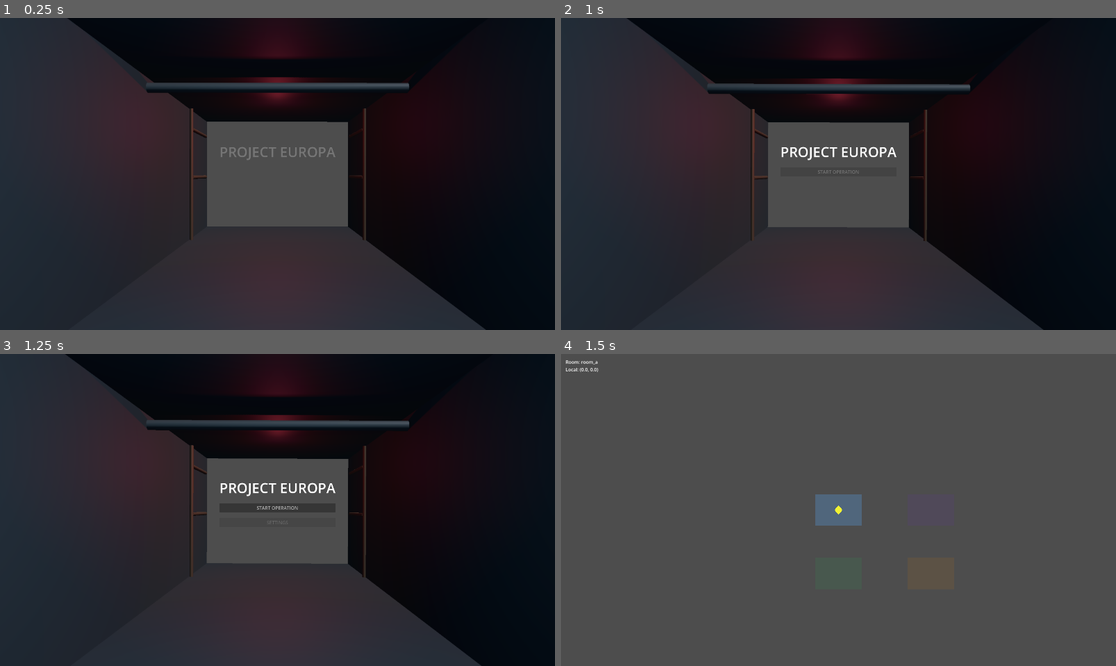
Above: before the commit, frames 1-4 (two rows, left to right).
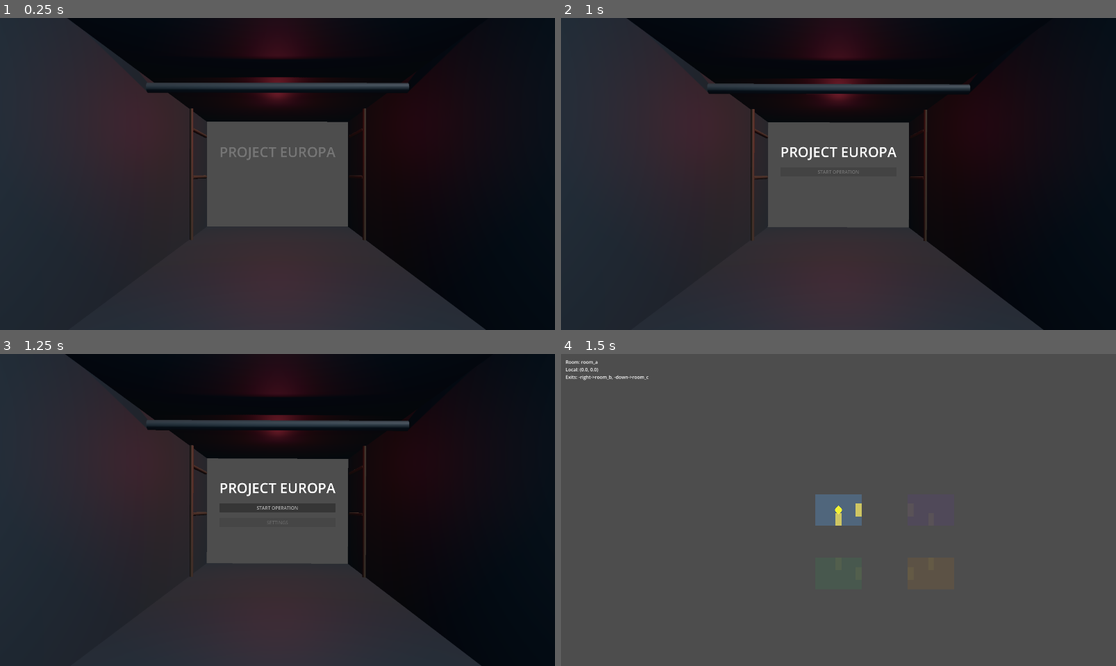
Above: after the commit, the same moments.

Repository: fedemuntaabski/PROJECT-EUROPA---BREACH-SALVAGE
Game: Godot game, scene res://scenes/ui/MainMenu.tscn
Two runs of this game, one before a commit and one after it. Both use one fixed random seed, a clock stepped at 60 frames per second and the inputs below.
Inputs:
- Up to frame 1 (0.25 s): no input
- Up to frame 2 (1 s): hold D (right) from 0.53 s (still down)
- Up to frame 3 (1.25 s): keep holding D (right)
- Up to frame 4 (1.5 s): release D (right) at 1.25 s; click "START OPERATION" at 1.25 s

Frames 1-3 are identical in both runs. In frame 4, 0.2% of the frame differs, in the area x 0-55%, y 6-56%.

Commit message:
cambios 6

Diff:
--- a/scripts/levels/room.gd
+++ b/scripts/levels/room.gd
@@ -14,5 +14,13 @@
 	return Rect2(-room_size * 0.5, room_size)
 
 
+func get_exit_zones() -> Array[Node2D]:
+	var exit_zones: Array[Node2D] = []
+	for child in get_children():
+		if child.has_method("is_exit_zone") and child.is_exit_zone():
+			exit_zones.append(child)
+	return exit_zones
+
+
 func is_room() -> bool:
 	return true
--- /dev/null
+++ b/scripts/levels/room_exit_zone.gd
@@ -0,0 +1,70 @@
+extends Node2D
+
+class_name RoomExitZone
+
+
+@export var source_room_id: StringName = &""
+@export var target_room_id: StringName = &""
+@export var exit_direction: StringName = &""
+@export var zone_size: Vector2 = Vector2(20, 44)
+
+const ACTIVE_MODULATE := Color(1.0, 0.92, 0.35, 0.72)
+const INACTIVE_MODULATE := Color(1.0, 0.92, 0.35, 0.18)
+const OVERLAP_MODULATE := Color(1.0, 1.0, 0.5, 0.95)
+
+var _debug_shape: Polygon2D
+
+
+func _ready() -> void:
+	_ensure_debug_shape()
+	_refresh_debug_shape()
+
+
+func is_exit_zone() -> bool:
+	return true
+
+
+func get_zone_bounds() -> Rect2:
+	return Rect2(-zone_size * 0.5, zone_size)
+
+
+func contains_local_point(local_point: Vector2) -> bool:
+	return get_zone_bounds().has_point(local_point)
+
+
+func set_visual_state(is_current_room: bool, player_inside: bool) -> void:
+	if not is_instance_valid(_debug_shape):
+		_ensure_debug_shape()
+
+	if player_inside:
+		_debug_shape.modulate = OVERLAP_MODULATE
+	elif is_current_room:
+		_debug_shape.modulate = ACTIVE_MODULATE
+	else:
+		_debug_shape.modulate = INACTIVE_MODULATE
+
+
+func _ensure_debug_shape() -> void:
+	if is_instance_valid(_debug_shape):
+		return
+
+	_debug_shape = get_node_or_null("DebugShape") as Polygon2D
+	if not is_instance_valid(_debug_shape):
+		_debug_shape = Polygon2D.new()
+		_debug_shape.name = "DebugShape"
+		add_child(_debug_shape)
+
+	_debug_shape.z_index = 5
+
+
+func _refresh_debug_shape() -> void:
+	if not is_instance_valid(_debug_shape):
+		return
+
+	var half_size: Vector2 = zone_size * 0.5
+	_debug_shape.polygon = PackedVector2Array([
+		Vector2(-half_size.x, -half_size.y),
+		Vector2(half_size.x, -half_size.y),
+		Vector2(half_size.x, half_size.y),
+		Vector2(-half_size.x, half_size.y),
+	])
--- a/scripts/levels/world.gd
+++ b/scripts/levels/world.gd
@@ -32,7 +32,10 @@
 
 const ACTIVE_ROOM_MODULATE := Color(1, 1, 1, 1)
 const INACTIVE_ROOM_MODULATE := Color(0.75, 0.75, 0.75, 0.45)
+const EXIT_ZONE_SIZE := Vector2(20, 44)
+const EXIT_SPAWN_INSET := 32.0
 const CAMERA_FOLLOW_SPEED := 8.0
+const ROOM_EXIT_ZONE_SCRIPT := preload("res://scripts/levels/room_exit_zone.gd")
 
 
 func _ready() -> void:
@@ -44,6 +47,7 @@
 	if not _rooms.has(_current_room_id):
 		_current_room_id = _rooms.keys()[0]
 
+	_build_exit_zones()
 	_set_current_room(_current_room_id)
 	if is_instance_valid(_player) and _rooms.has(_current_room_id):
 		_player.global_position = _rooms[_current_room_id].global_position
@@ -52,59 +56,25 @@
 
 
 func _process(delta: float) -> void:
+	_resolve_player_state()
 	_update_camera(delta)
 	_update_debug_readout()
 
 
-func try_move(direction: StringName) -> bool:
-	return _attempt_directional_transition(direction)
-
-
-func resolve_player_room() -> void:
+func _resolve_player_state() -> void:
 	if not is_instance_valid(_player) or not _rooms.has(_current_room_id):
 		return
 
 	var current_room: Node2D = _rooms[_current_room_id]
+	var room_bounds: Rect2 = _get_room_bounds(current_room)
 	var local_position: Vector2 = _player.global_position - current_room.global_position
-	var room_bounds: Rect2 = _get_room_bounds(current_room)
-	var half_extents: Vector2 = room_bounds.size * 0.5
-	var connections: Dictionary = ROOM_CONNECTIONS.get(_current_room_id, {})
-
-	var transition_direction: StringName = &""
-	var transition_overshoot: float = 0.0
-
-	if local_position.x > half_extents.x:
-		if connections.has(&"right"):
-			transition_direction = &"right"
-			transition_overshoot = local_position.x - half_extents.x
-		else:
-			local_position.x = half_extents.x
-	elif local_position.x < -half_extents.x:
-		if connections.has(&"left"):
-			transition_direction = &"left"
-			transition_overshoot = -half_extents.x - local_position.x
-		else:
-			local_position.x = -half_extents.x
-
-	if local_position.y > half_extents.y:
-		if connections.has(&"down") and local_position.y - half_extents.y > transition_overshoot:
-			transition_direction = &"down"
-			transition_overshoot = local_position.y - half_extents.y
-		else:
-			local_position.y = half_extents.y
-	elif local_position.y < -half_extents.y:
-		if connections.has(&"up") and -half_extents.y - local_position.y > transition_overshoot:
-			transition_direction = &"up"
-			transition_overshoot = -half_extents.y - local_position.y
-		else:
-			local_position.y = -half_extents.y
-
-	if transition_direction != &"":
-		_transition_player_to_room(transition_direction, transition_overshoot, local_position)
-	else:
-		_player.global_position = current_room.global_position + local_position
-
-	_update_debug_readout()
+	local_position = _clamp_local_position_to_room(local_position, room_bounds)
+	_player.global_position = current_room.global_position + local_position
+
+	var active_exit_zone = _find_active_exit_zone(current_room, local_position)
+	_update_room_visual_state(local_position)
+	if is_instance_valid(active_exit_zone):
+		_transition_player_to_room(active_exit_zone, local_position)
 
 
 func _cache_rooms() -> void:
@@ -116,61 +86,115 @@
 			_rooms[room_id] = child
 
 
+func _build_exit_zones() -> void:
+	for room_id in _rooms.keys():
+		var current_room_id: StringName = room_id
+		var room: Node2D = _rooms[current_room_id]
+		var connections: Dictionary = ROOM_CONNECTIONS.get(current_room_id, {})
+		for direction in connections.keys():
+			var target_room_id: StringName = connections[direction]
+			if not _rooms.has(target_room_id):
+				continue
+
+			var exit_zone = ROOM_EXIT_ZONE_SCRIPT.new()
+			exit_zone.source_room_id = current_room_id
+			exit_zone.target_room_id = target_room_id
+			exit_zone.exit_direction = direction
+			exit_zone.zone_size = EXIT_ZONE_SIZE
+			exit_zone.name = "%s_%s_exit" % [current_room_id, direction]
+			room.add_child(exit_zone)
+			_position_exit_zone(exit_zone, room, direction)
+
+
 func _set_current_room(room_id: StringName) -> void:
 	_current_room_id = room_id
-	_apply_room_visual_state()
+	_update_room_visual_state()
 	room_changed.emit(room_id)
 
 
-func _attempt_directional_transition(direction: StringName) -> bool:
-	var connections: Dictionary = ROOM_CONNECTIONS.get(_current_room_id, {})
-	if not connections.has(direction):
-		return false
-
-	var next_room_id: StringName = connections[direction]
-	if not _rooms.has(next_room_id):
-		return false
-
-	_set_current_room(next_room_id)
-	return true
-
-
-func _transition_player_to_room(direction: StringName, overshoot: float, local_position: Vector2) -> void:
-	var connections: Dictionary = ROOM_CONNECTIONS.get(_current_room_id, {})
-	if not connections.has(direction) or not _rooms.has(connections[direction]):
-		return
-
-	var next_room_id: StringName = connections[direction]
+
+func _transition_player_to_room(exit_zone, local_position: Vector2) -> void:
+	if not is_instance_valid(exit_zone) or not _rooms.has(exit_zone.target_room_id):
+		return
+
+	var next_room_id: StringName = exit_zone.target_room_id
 	var next_room: Node2D = _rooms[next_room_id]
 	var next_bounds: Rect2 = _get_room_bounds(next_room)
 	var next_local_position: Vector2 = local_position
 
-	match direction:
+	match exit_zone.exit_direction:
 		&"right":
-			next_local_position.x = next_bounds.position.x + overshoot
-			next_local_position.y = clamp(local_position.y, next_bounds.position.y, next_bounds.position.y + next_bounds.size.y)
+			next_local_position.x = next_bounds.position.x + EXIT_SPAWN_INSET
+			next_local_position.y = clamp(local_position.y, next_bounds.position.y + EXIT_SPAWN_INSET, next_bounds.position.y + next_bounds.size.y - EXIT_SPAWN_INSET)
 		&"left":
-			next_local_position.x = next_bounds.position.x + next_bounds.size.x - overshoot
-			next_local_position.y = clamp(local_position.y, next_bounds.position.y, next_bounds.position.y + next_bounds.size.y)
+			next_local_position.x = next_bounds.position.x + next_bounds.size.x - EXIT_SPAWN_INSET
+			next_local_position.y = clamp(local_position.y, next_bounds.position.y + EXIT_SPAWN_INSET, next_bounds.position.y + next_bounds.size.y - EXIT_SPAWN_INSET)
 		&"down":
-			next_local_position.y = next_bounds.position.y + overshoot
-			next_local_position.x = clamp(local_position.x, next_bounds.position.x, next_bounds.position.x + next_bounds.size.x)
+			next_local_position.y = next_bounds.position.y + EXIT_SPAWN_INSET
+			next_local_position.x = clamp(local_position.x, next_bounds.position.x + EXIT_SPAWN_INSET, next_bounds.position.x + next_bounds.size.x - EXIT_SPAWN_INSET)
 		&"up":
-			next_local_position.y = next_bounds.position.y + next_bounds.size.y - overshoot
-			next_local_position.x = clamp(local_position.x, next_bounds.position.x, next_bounds.position.x + next_bounds.size.x)
+			next_local_position.y = next_bounds.position.y + next_bounds.size.y - EXIT_SPAWN_INSET
+			next_local_position.x = clamp(local_position.x, next_bounds.position.x + EXIT_SPAWN_INSET, next_bounds.position.x + next_bounds.size.x - EXIT_SPAWN_INSET)
 
 	_current_room_id = next_room_id
 	_player.global_position = next_room.global_position + next_local_position
-	_apply_room_visual_state()
+	_update_room_visual_state(next_local_position)
 	print("Current room: ", next_room_id, " | player local position: ", next_local_position)
 	room_changed.emit(next_room_id)
 
 
-func _apply_room_visual_state() -> void:
+func _update_room_visual_state(player_local_position: Vector2 = Vector2.ZERO) -> void:
 	for candidate_room_id: StringName in _rooms.keys():
 		var candidate_room: Node2D = _rooms[candidate_room_id]
 		if is_instance_valid(candidate_room):
 			candidate_room.modulate = ACTIVE_ROOM_MODULATE if candidate_room_id == _current_room_id else INACTIVE_ROOM_MODULATE
+			_update_exit_zone_visual_state(candidate_room_id, player_local_position if candidate_room_id == _current_room_id else Vector2.ZERO)
+
+
+func _update_exit_zone_visual_state(room_id: StringName, player_local_position: Vector2) -> void:
+	var room: Node2D = _rooms.get(room_id, null)
+	if not is_instance_valid(room):
+		return
+
+	var exit_zones: Array = _get_room_exit_zones(room)
+	for exit_zone_variant in exit_zones:
+		var exit_zone = exit_zone_variant
+		if not is_instance_valid(exit_zone):
+			continue
+
+		var is_current_room: bool = room_id == _current_room_id
+		var player_inside: bool = is_current_room and exit_zone.contains_local_point(player_local_position - exit_zone.position)
+		exit_zone.set_visual_state(is_current_room, player_inside)
+
+
+func _get_room_exit_zones(room: Node2D) -> Array:
+	if room.has_method("get_exit_zones"):
+		return room.get_exit_zones()
+	return []
+
+
+func _find_active_exit_zone(current_room: Node2D, local_position: Vector2):
+	var exit_zones: Array = _get_room_exit_zones(current_room)
+	for exit_zone_variant in exit_zones:
+		var exit_zone = exit_zone_variant
+		if is_instance_valid(exit_zone) and exit_zone.contains_local_point(local_position - exit_zone.position):
+			return exit_zone
+	return null
+
+
+func _position_exit_zone(exit_zone, room: Node2D, direction: StringName) -> void:
+	var room_bounds: Rect2 = _get_room_bounds(room)
+	var half_zone_size: Vector2 = exit_zone.zone_size * 0.5
+
+	match direction:
+		&"right":
+			exit_zone.position = Vector2(room_bounds.position.x + room_bounds.size.x - half_zone_size.x, 0.0)
+		&"left":
+			exit_zone.position = Vector2(room_bounds.position.x + half_zone_size.x, 0.0)
+		&"down":
+			exit_zone.position = Vector2(0.0, room_bounds.position.y + room_bounds.size.y - half_zone_size.y)
+		&"up":
+			exit_zone.position = Vector2(0.0, room_bounds.position.y + half_zone_size.y)
 
 
 func _get_room_bounds(room: Node2D) -> Rect2:
@@ -179,6 +203,13 @@
 	return Rect2(Vector2(-80, -55), Vector2(160, 110))
 
 
+func _clamp_local_position_to_room(local_position: Vector2, room_bounds: Rect2) -> Vector2:
+	var clamped_position: Vector2 = local_position
+	clamped_position.x = clamp(clamped_position.x, room_bounds.position.x, room_bounds.position.x + room_bounds.size.x)
+	clamped_position.y = clamp(clamped_position.y, room_bounds.position.y, room_bounds.position.y + room_bounds.size.y)
+	return clamped_position
+
+
 func _update_camera(delta: float) -> void:
 	if not is_instance_valid(_camera) or not is_instance_valid(_player):
 		return
@@ -193,4 +224,20 @@
 
 	var current_room: Node2D = _rooms[_current_room_id]
 	var local_position: Vector2 = _player.global_position - current_room.global_position
-	_debug_label.text = "Room: %s\nLocal: (%.1f, %.1f)" % [_current_room_id, local_position.x, local_position.y]
+	var exit_labels: PackedStringArray = PackedStringArray()
+	var exit_zones: Array = _get_room_exit_zones(current_room)
+	for exit_zone_variant in exit_zones:
+		var exit_zone = exit_zone_variant
+		if not is_instance_valid(exit_zone):
+			continue
+
+		var active_marker: String = "*" if exit_zone.contains_local_point(local_position - exit_zone.position) else "-"
+		exit_labels.append("%s%s->%s" % [active_marker, exit_zone.exit_direction, exit_zone.target_room_id])
+
+	var exit_text: String = "none"
+	if not exit_labels.is_empty():
+		exit_text = exit_labels[0]
+		for index in range(1, exit_labels.size()):
+			exit_text += ", " + exit_labels[index]
+
+	_debug_label.text = "Room: %s\nLocal: (%.1f, %.1f)\nExits: %s" % [_current_room_id, local_position.x, local_position.y, exit_text]
--- a/scripts/player/player.gd
+++ b/scripts/player/player.gd
@@ -1,7 +1,5 @@
 extends Node2D
 
-
-@onready var _world: Node = get_parent()
 
 @export var move_speed: float = 180.0
 
@@ -14,6 +12,3 @@
 	var movement_direction: Vector2 = Input.get_vector("ui_left", "ui_right", "ui_up", "ui_down")
 	if movement_direction != Vector2.ZERO:
 		global_position += movement_direction.normalized() * move_speed * _delta
-
-	if _world != null and _world.has_method("resolve_player_room"):
-		_world.resolve_player_room()
Not shown, added: scripts/levels/room_exit_zone.gd.uid
Not shown, added: Game Shell Changes (step 6 - movement architecture fix).md
